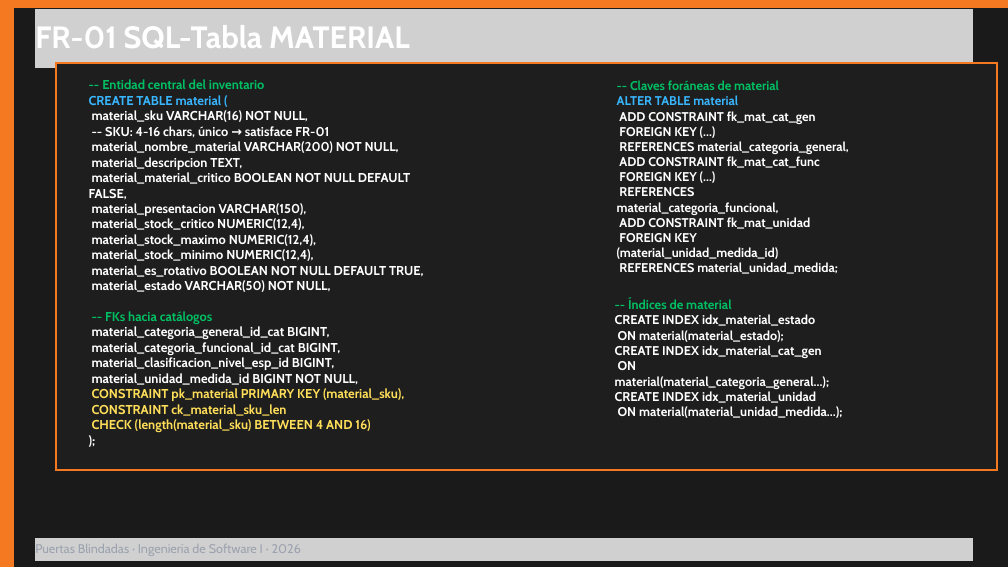
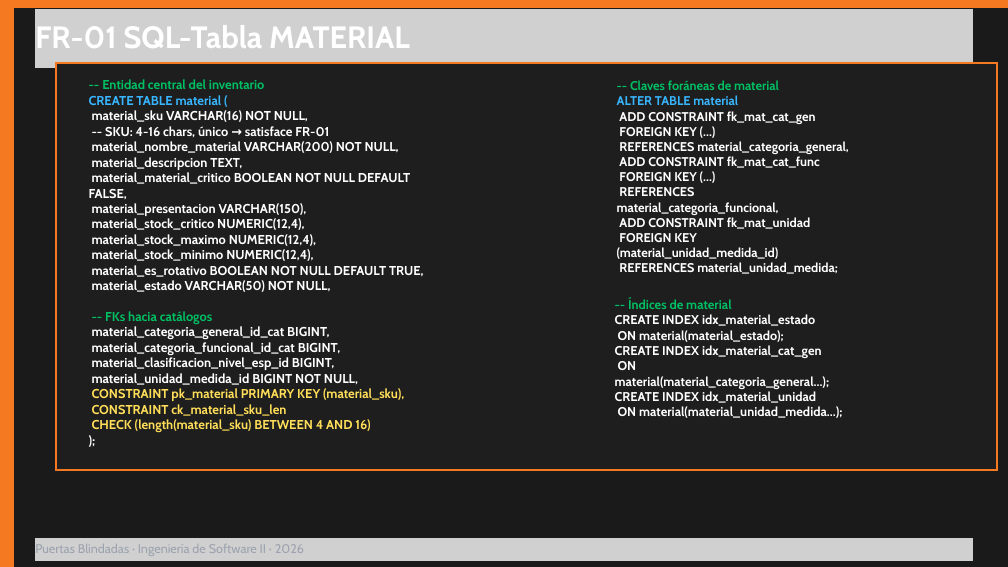
Before and after one commit to Puertasblindadasgrupo14inventario/Puertas-Blindadas-Inventario, a slide deck: slide 3 of Incremento 1 - grupo 14/Incremento 1 - Anexos - Grupo 14.pptx. Drawn at 1008x567 pixels with LibreOffice and Linux fonts; fonts in the diff are those of the drawing; grey boxes stand for pictures. Boxes give left, top, right and bottom in pixels: in the first picture for what was removed or moved away, otherwise in the second. Text is boxed around its words. In the diff, an @@ line names an element or a change of style, - is before the commit and + after.

```diff
--- a/Incremento 1 - grupo 14/Incremento 1 - Anexos - Grupo 14.pptx
+++ b/Incremento 1 - grupo 14/Incremento 1 - Anexos - Grupo 14.pptx
@@ text at box(35, 544, 304, 556): text changed @@
-Puertas Blindadas · Ingeniería de Software I · 2026
+Puertas Blindadas · Ingeniería de Software II · 2026
```
Also in this commit, not shown: 22 other slides changed.
